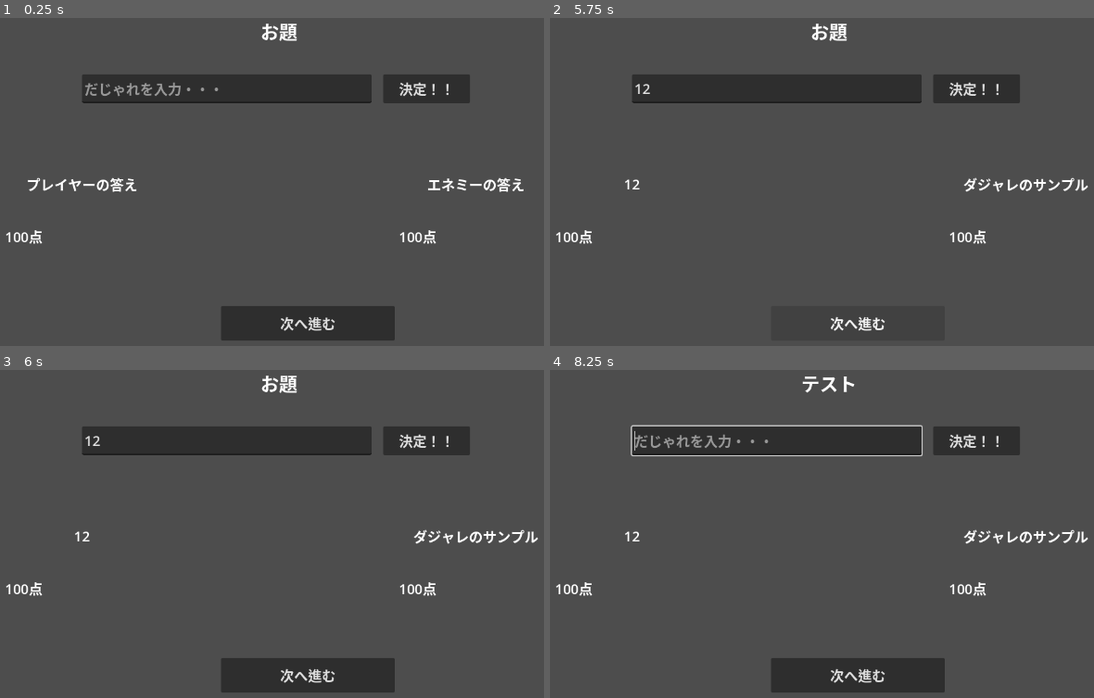
Above: before the commit, frames 1-4 (two rows, left to right).
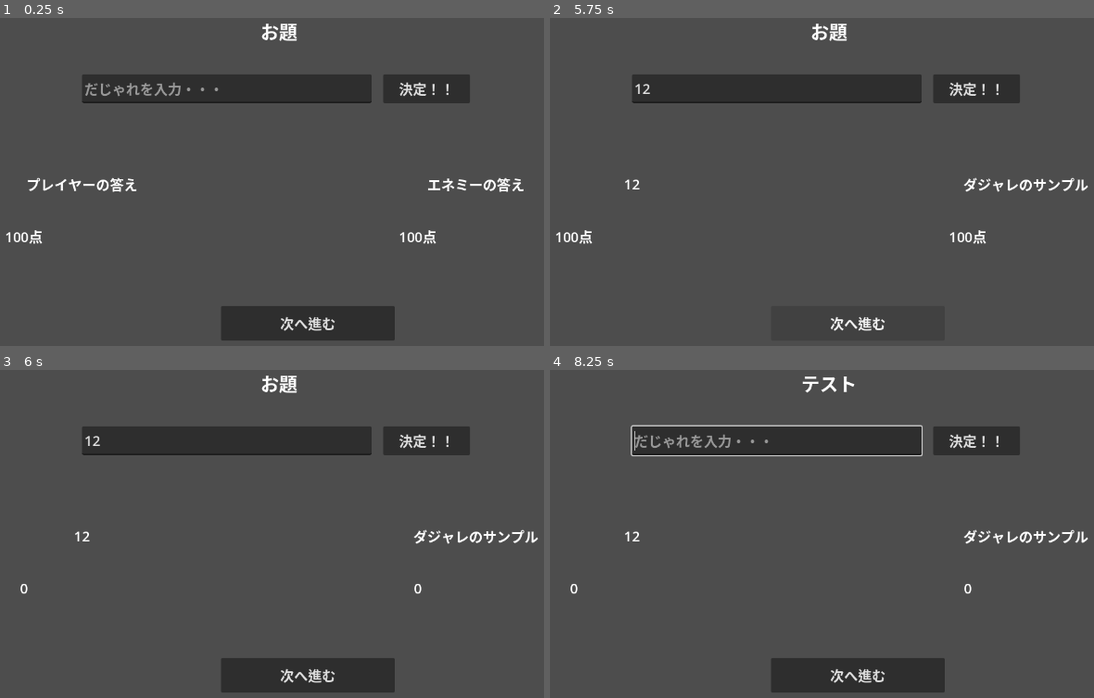
Above: after the commit, the same moments.

Repository: kozakaigameaddict-lab/oyaji-gag-battle-godot
Game: Godot game, scene res://scenes/battle/battle_scene.tscn
Two runs of this game, one before a commit and one after it. Both use one fixed random seed, a clock stepped at 60 frames per second and the inputs below.
Inputs (mouse positions are in pixels of both pictures, inside the frame that each line leads up to):
- Up to frame 1 (0.25 s): no input
- Up to frame 2 (5.75 s): click (778, 90) at 0.52 s; type "12" at 0.6 s; click "決定！！" at 1.25 s; click "次へ進む" at 2 s; click "決定！！" at 2.75 s; click "次へ進む" at 3.5 s; click "決定！！" at 4.25 s; click "次へ進む" at 5 s
- Up to frame 3 (6 s): tap Enter at 5.75 s; move the mouse to (440, 527) at 5.77 s; hold Shift from 5.78 s (still down); click (440, 527) at 5.92 s
- Up to frame 4 (8.25 s): release Shift at 6.5 s; tap Space at 6.5, 8 s; drag from (680, 570) to (789, 632) at 6.52 s; tap Enter at 7.25 s; move the mouse to (903, 455) at 7.27 s; tap Ctrl at 7.35 s; click (903, 455) at 7.42 s; drag from (789, 632) to (604, 484) at 8.02 s

Frames 1-2 are identical in both runs. In frame 3, 0.2% of the frame differs, in the area x 1-81%, y 64-69%; in frame 4, 0.2%.
Error before the commit: Invalid access to property or key 'player_score' on a base object of type 'Dictionary'. (res://scenes/battle/battle_scene.gd:128)
Error after the commit: Invalid access to property or key 'pun_score' on a base object of type 'Dictionary'. (res://scenes/battle/battle_scene.gd:186)

Commit message:
refactor: ジャッジシステムを5軸スコアリングに変更

Diff:
--- a/dajare-battle/domain/services/judge_service_base.gd
+++ b/dajare-battle/domain/services/judge_service_base.gd
@@ -9,13 +9,16 @@
 ##
 ## 使い方:
 ##   var judge: JudgeServiceBase = ServiceLocator.get_service("judge_service")
-##   var result: Dictionary = judge.judge(topic, player_dajare, enemy_dajare)
+##   var result: Dictionary = judge.judge(topic, dajare)
 ##
 ## 戻り値のDictionary構造:
 ##   {
-##       "player_score": int,   # プレイヤーのスコア
-##       "enemy_score":  int,   # 敵のスコア
-##       "reason":       String # 判定理由
+##       "pun_score":       int,    # ダジャレの完成度
+##       "cold_score":      int,    # 寒さ・おやじ度
+##       "scene_score":     int,    # 情景のシュールさ
+##       "addictive_score": int,    # 既出度と余韻
+##       "penalty":         int,    # カテゴリーペナルティ（0 or 50）
+##       "comment":         String  # 判定コメント
 ##   }
 class_name JudgeServiceBase
 
@@ -23,10 +26,13 @@
 ## だじゃれを判定してスコアを返す。
 ## このクラスでは空のデフォルト値を返す。
 ## 具象クラスでオーバーライドして実際のAI判定を実装すること。
-func judge(_topic: String, _player_dajare: String, _enemy_dajare: String) -> Dictionary:
+func judge(_topic: String, _dajare: String) -> Dictionary:
 	await Engine.get_main_loop().process_frame
 	return {
-		"player_score": 0,
-		"enemy_score": 0,
-		"reason": ""
+		"pun_score": 0,
+		"cold_score": 0,
+		"scene_score": 0,
+		"addictive_score": 0,
+		"penalty": 0,
+		"comment": ""
 	}
--- a/dajare-battle/infrastructure/judge/gemini_judge_service.gd
+++ b/dajare-battle/infrastructure/judge/gemini_judge_service.gd
@@ -24,7 +24,7 @@
 
 ## だじゃれを判定してスコアを返す。
 ## プロキシにPOSTリクエストを送り、Geminiの判定結果を受け取る。
-func judge(_topic: String, _player_dajare: String, _enemy_dajare: String) -> Dictionary:
+func judge(_topic: String, _dajare: String) -> Dictionary:
 	if _proxy_url.is_empty():
 		DebugLogger.error("proxy_urlが設定されていません", DebugCategories.Category.BATTLE_JUDGE)
 		return {}
@@ -32,8 +32,7 @@
 	# プロキシに送るJSONボディを組み立てる
 	var body: String = JSON.stringify({
 		"topic": _topic,
-		"player_dajare": _player_dajare,
-		"enemy_dajare": _enemy_dajare
+		"dajare": _dajare
 	})
 
 	# POSTリクエストを送信する
--- a/dajare-battle/infrastructure/judge/mock_judge_service.gd
+++ b/dajare-battle/infrastructure/judge/mock_judge_service.gd
@@ -8,11 +8,14 @@
 class_name MockJudgeService
 
 
-## ランダムスコアを返す。0〜100の乱数をプレイヤー・敵それぞれに生成する。
-func judge(_topic: String, _player_dajare: String, _enemy_dajare: String) -> Dictionary:
+## ランダムスコアを返す。各軸に0〜20の乱数、penaltyに0か50を生成する。
+func judge(_topic: String, _dajare: String) -> Dictionary:
 	await Engine.get_main_loop().process_frame
 	return {
-		"player_score": randi_range(0, 100),
-		"enemy_score": randi_range(0, 100),
-		"reason": "モック判定"
+		"pun_score": randi_range(0, 20),
+		"cold_score": randi_range(0, 20),
+		"scene_score": randi_range(0, 20),
+		"addictive_score": randi_range(0, 20),
+		"penalty": randi() % 2 * 50,
+		"comment": "モック判定"
 	}
--- a/dajare-battle/scenes/battle/battle_scene.gd
+++ b/dajare-battle/scenes/battle/battle_scene.gd
@@ -124,10 +124,10 @@
 	if judge_service == null:
 		DebugLogger.error("judge_serviceが登録されていません", DebugCategories.Category.BATTLE_JUDGE)
 		return
-	var result: Dictionary = await judge_service.judge(_topic, _player_dajare, _enemy_dajare)
-	_player_score = int(result["player_score"])
+	var result: Dictionary = await judge_service.judge(_topic, _player_dajare)
+	_player_score = int(_calculate_player_score(result))
 	_player_score_label.text = str(_player_score)
-	_enemy_score = int(result["enemy_score"])
+	_enemy_score = int(0)
 	_enemy_score_label.text = str(_enemy_score)
 	DebugLogger.debug("結果: %s" % str(result), DebugCategories.Category.BATTLE_JUDGE)
 
@@ -180,3 +180,7 @@
 		_winner = "エネミー"
 		return true
 	return false
+
+
+func _calculate_player_score(_result: Dictionary) -> int:
+	return _result["pun_score"] + _result["cold_score"] + _result["scene_score"] + _result["addictive_score"] - _result["penalty"]
Not shown, changed: docs/judge-prompt-template.md
